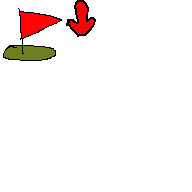
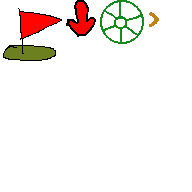
Layers edited between the first and the second 192px x 192px image:
painted on "Paint Layer 1" over box(100, 0, 159, 44)
